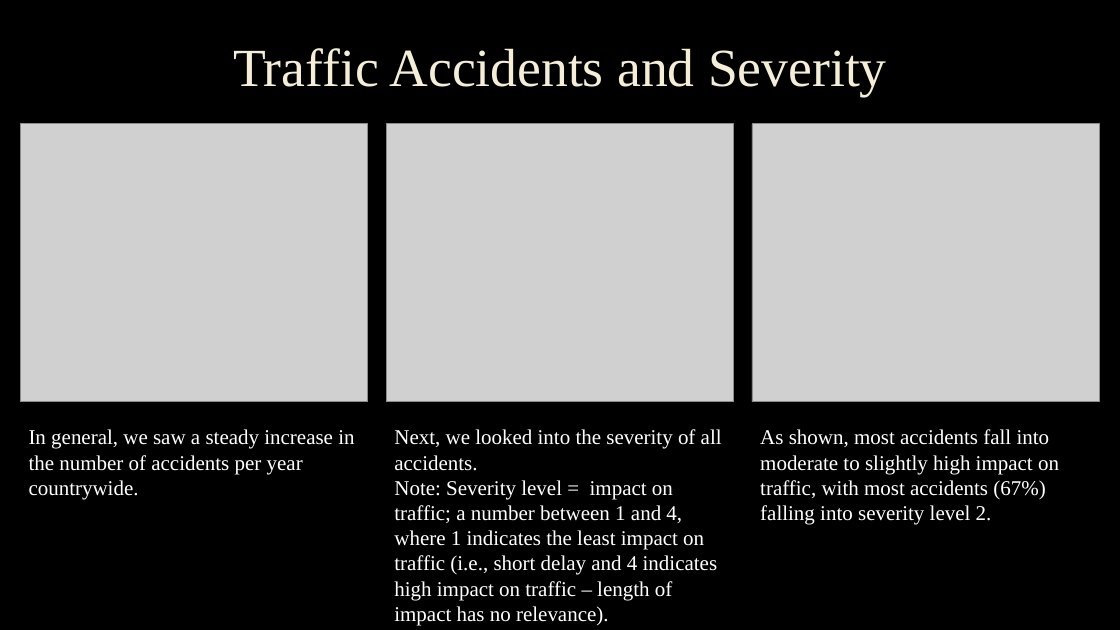
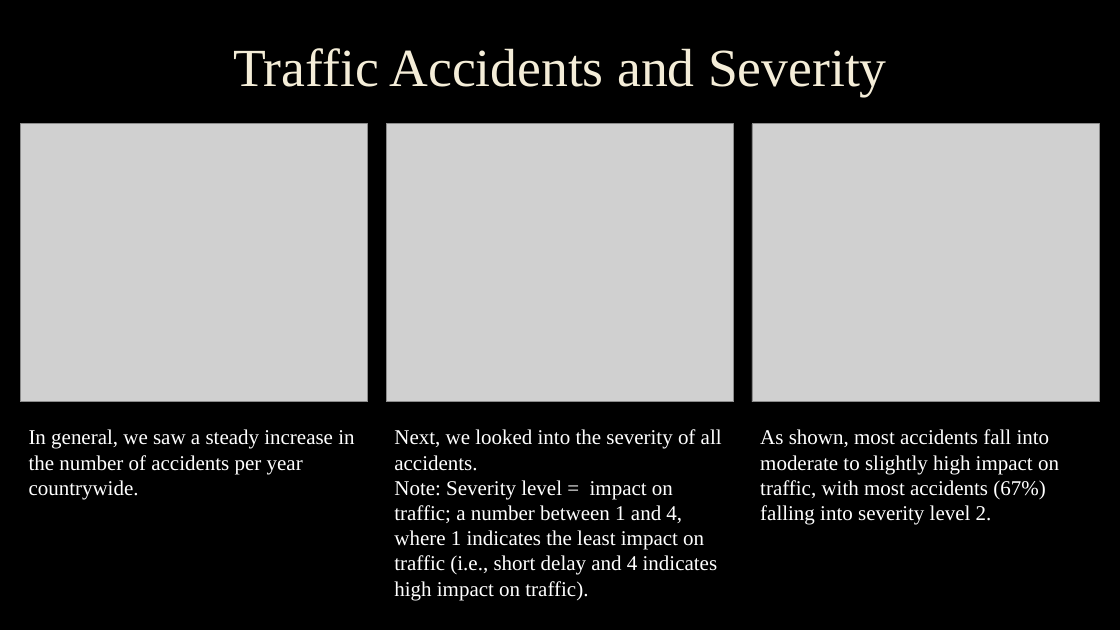
Before and after one commit to lilijo6/Project-Group-3, a slide deck: slide 6 of US Accidents Analysis_Group.pptx. Drawn at 1120x630 pixels with LibreOffice and Linux fonts; fonts in the diff are those of the drawing; grey boxes stand for pictures; background and template pictures are left out. Boxes give left, top, right and bottom in pixels: in the first picture for what was removed or moved away, otherwise in the second. Text is boxed around its words. In the diff, an @@ line names an element or a change of style, - is before the commit and + after.

```diff
--- a/US Accidents Analysis_Group.pptx
+++ b/US Accidents Analysis_Group.pptx
@@ text at (394,480,718,600): text changed @@
-Note: Severity level = impact on traffic; a number between 1 and 4, where 1 indicates the least impact on traffic (i.e., short delay and 4 indicates high impact on traffic – length of impact has no relevance).
+Note: Severity level = impact on traffic; a number between 1 and 4, where 1 indicates the least impact on traffic (i.e., short delay and 4 indicates high impact on traffic).
```
Also in this commit, not shown: 10 other slides changed, 1 slide added, 1 other file.
